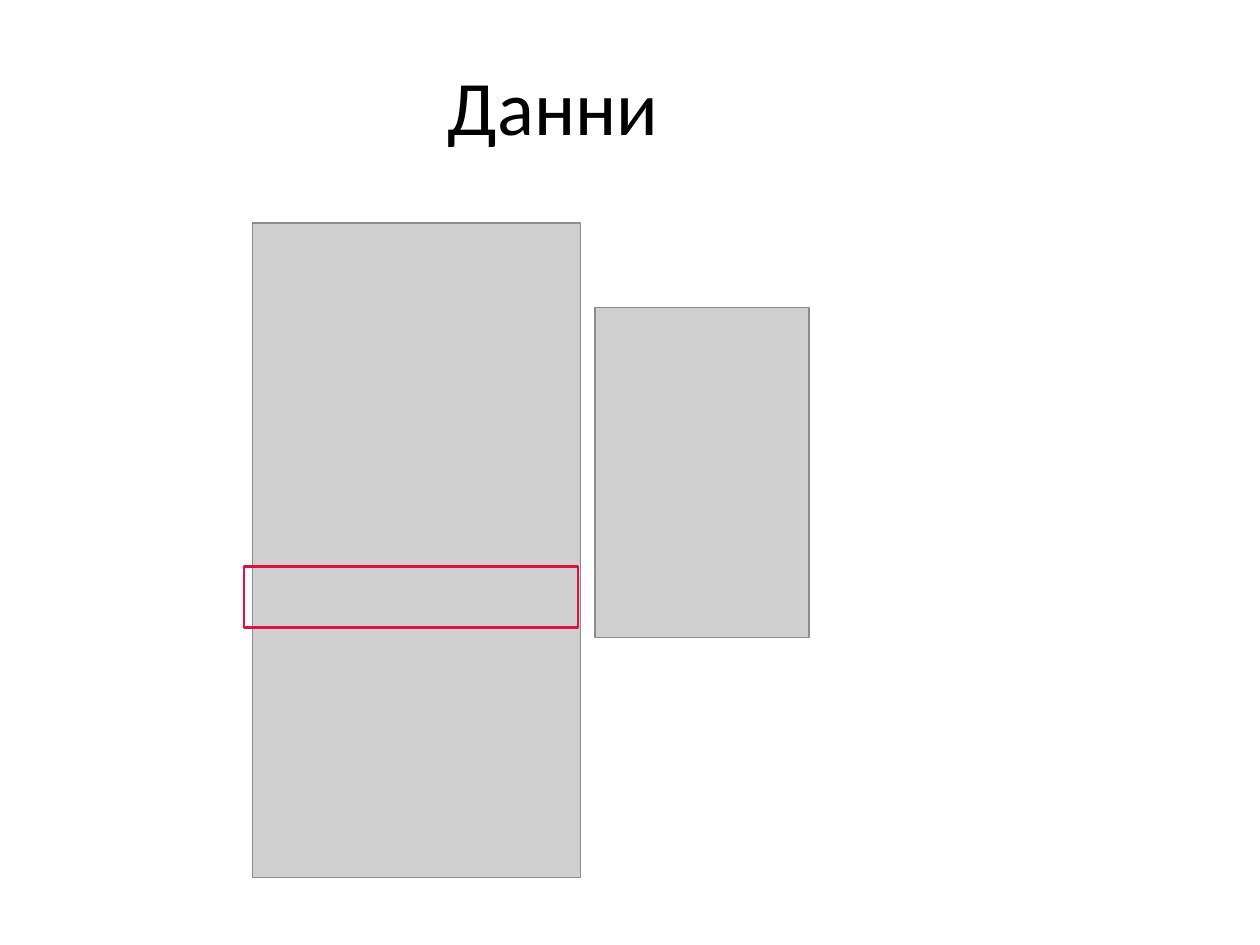
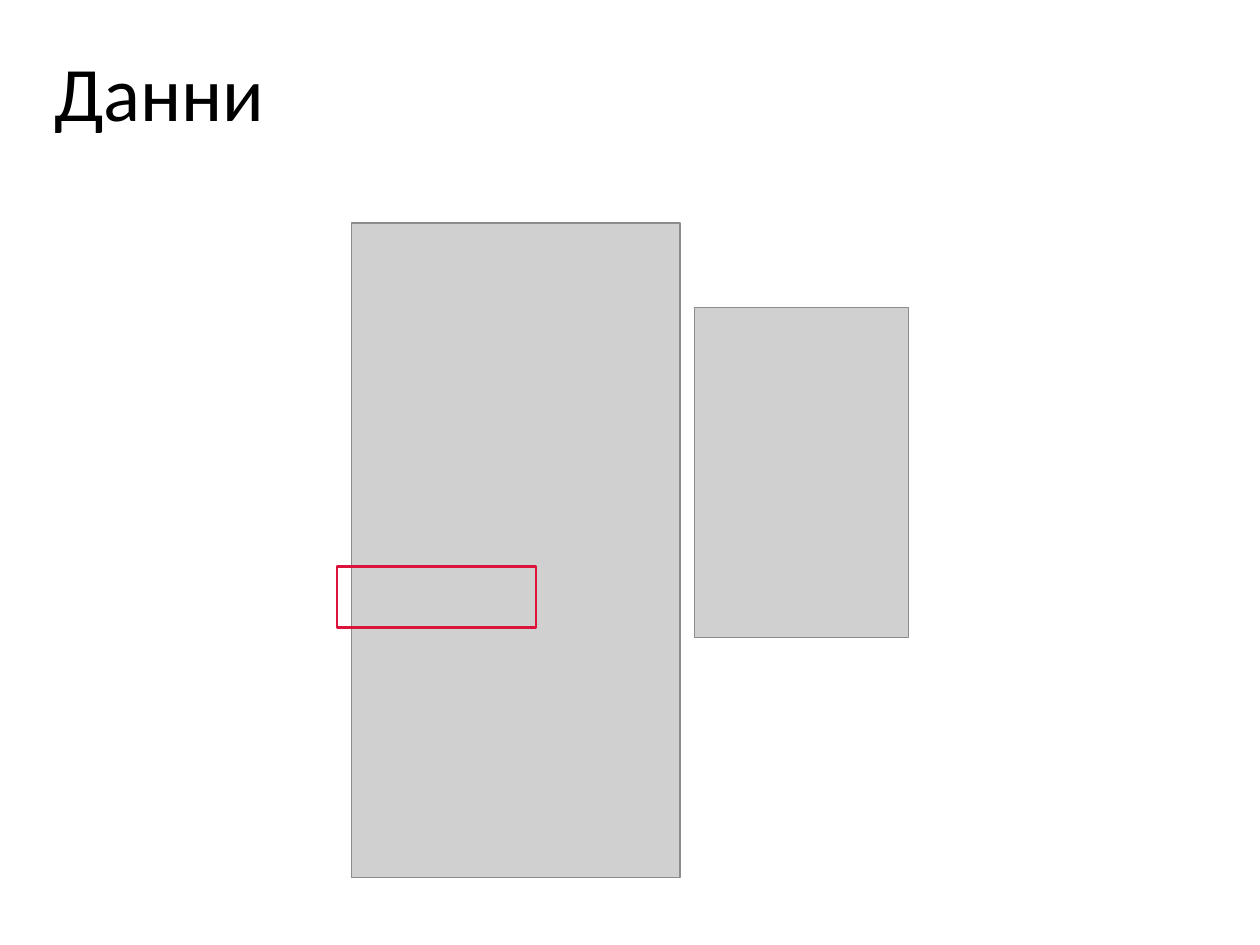
Before and after one commit to mic00s/Summer-School-2023, a slide deck: slide 2 of case.solution_2.pptx. Drawn at 1260x945 pixels with LibreOffice and Linux fonts; fonts in the diff are those of the drawing; grey boxes stand for pictures. Boxes give left, top, right and bottom in pixels: in the first picture for what was removed or moved away, otherwise in the second. Text is boxed around its words. In the diff, an @@ line names an element or a change of style, - is before the commit and + after.

```diff
--- a/case.solution_2.pptx
+++ b/case.solution_2.pptx
@@ title "Данни": place and size @@
-title "Данни" at bbox=[448, 85, 658, 147]
+title "Данни" at bbox=[54, 71, 264, 133]
@@ picture: place and size @@
-picture at bbox=[252, 223, 581, 878]
+picture at bbox=[352, 223, 680, 878]
@@ picture: place and size @@
-picture at bbox=[595, 307, 809, 638]
+picture at bbox=[694, 307, 908, 638]
@@ rectangle: place and size @@
-rectangle at bbox=[244, 567, 578, 627]
+rectangle at bbox=[338, 567, 537, 627]
```
Also in this commit, not shown: 6 other slides changed, 5 slides added, 3 slides removed.
